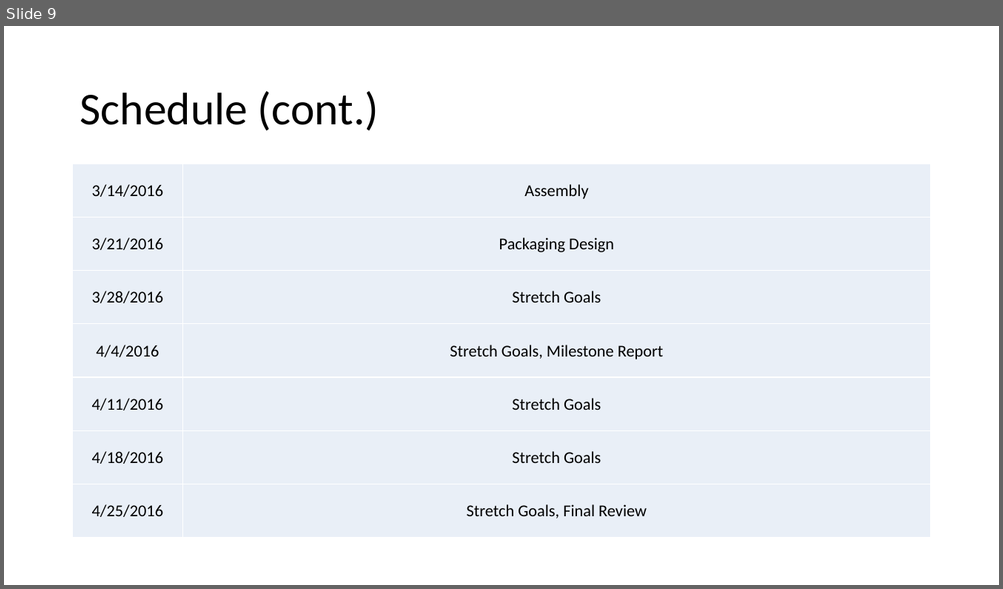
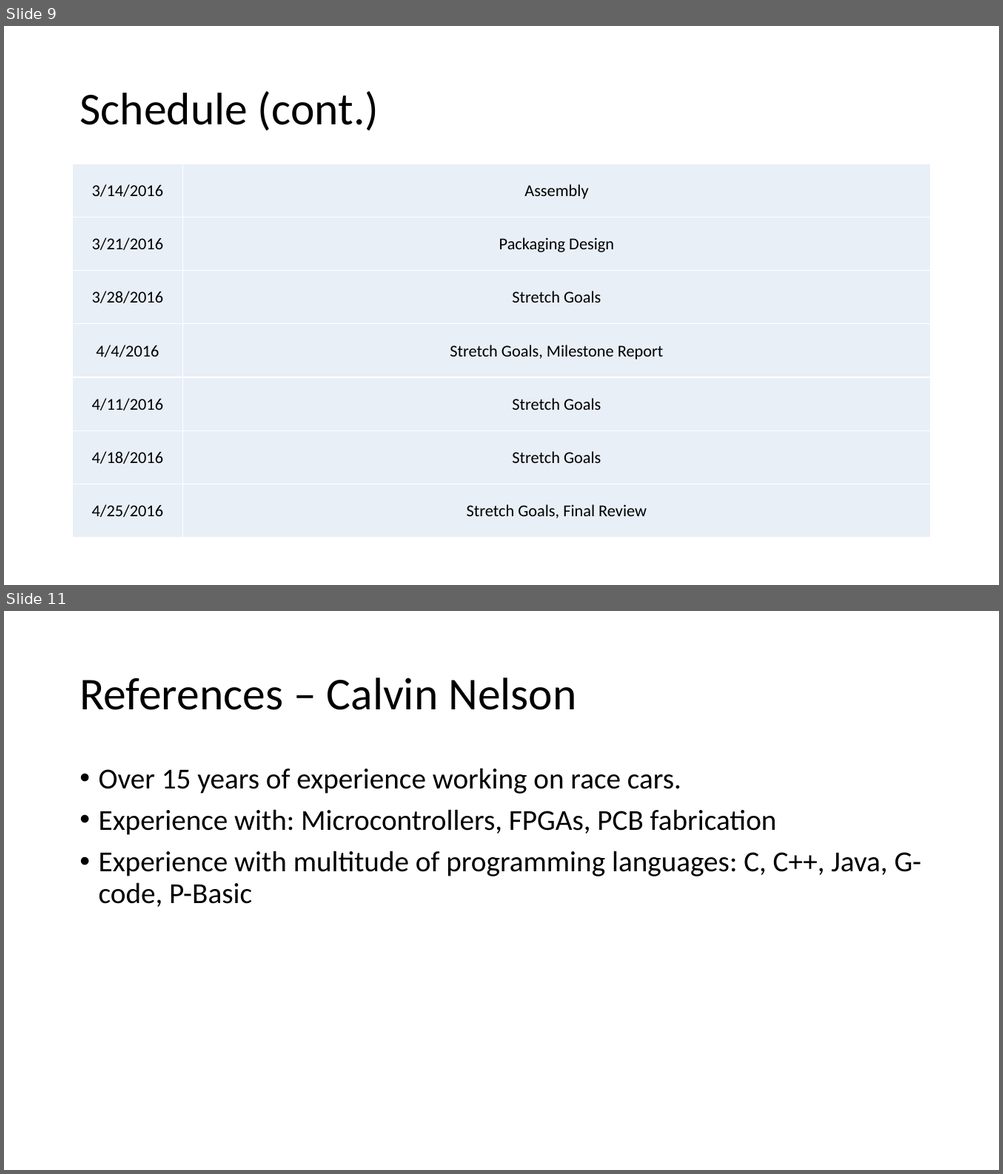
Before and after one commit to SolidEkans/Flux-Capacitors, a slide deck: DESIGN_DOCUMENTATION/Design_Plan.Flux_Capacitors.pptx. Shown one above the other, each under a label of ours: slide 9 before the commit, slides 9 and 11 after it; the slides between them are not shown. The pictures are 1003x589 and 1003x1174 pixels, drawn with LibreOffice and Linux fonts; fonts in the diff are those of the drawing. Boxes give left, top, right and bottom in pixels: in the first picture for what was removed or moved away, otherwise in the second. Text is boxed around its words. In the diff, an @@ line names an element or a change of style, - is before the commit and + after.

```diff
--- a/DESIGN_DOCUMENTATION/Design_Plan.Flux_Capacitors.pptx
+++ b/DESIGN_DOCUMENTATION/Design_Plan.Flux_Capacitors.pptx
@@ slide 11 added at [4,611,999,1170], background #FFFFFF @@
@@ title added at [79,678,576,710], 44 pt, text #000000 @@
+References – Calvin Nelson
@@ text added at [99,768,922,907], 28 pt, text #000000 @@
+• Over 15 years of experience working on race cars.
+• Experience with: Microcontrollers, FPGAs, PCB fabrication
+• Experience with multitude of programming languages: C, C++, Java, G-code, P-Basic
```
Also in this commit, not shown: 6 slides changed, 1 other slide added, 3 slides removed, 2 other files.
